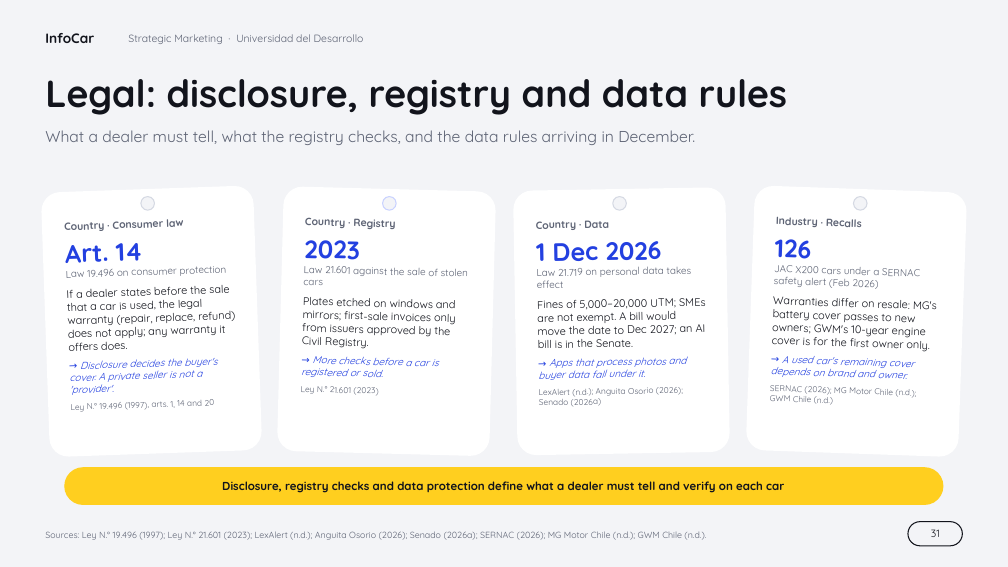
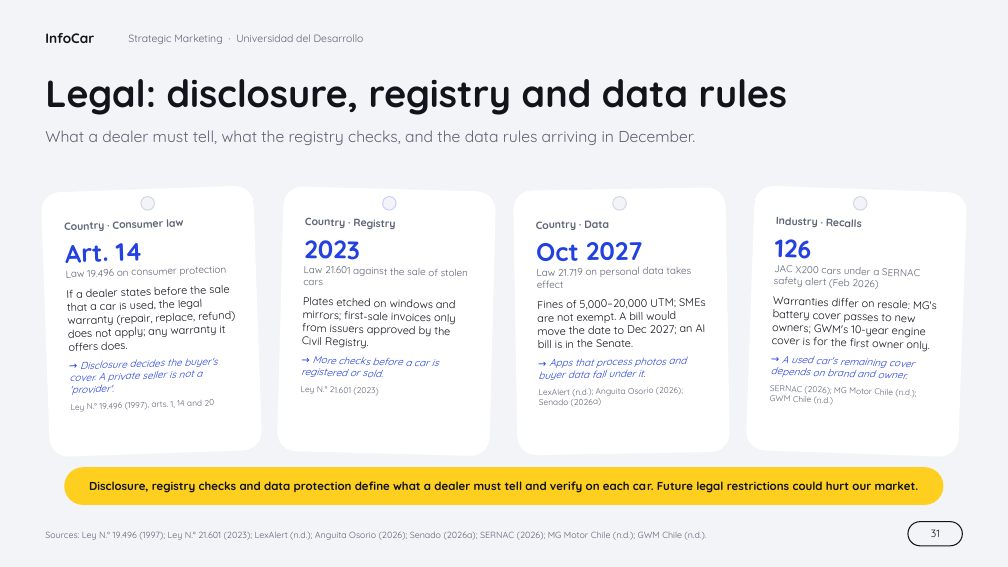
Before and after one commit to VichoRamirez/sm, a slide deck: slide 31 of deliverys/exam-2/global-sm_v7.pptx. Drawn at 1008x567 pixels with LibreOffice and Linux fonts; fonts in the diff are those of the drawing; background and template pictures are left out. Boxes give left, top, right and bottom in pixels: in the first picture for what was removed or moved away, otherwise in the second. Text is boxed around its words. In the diff, an @@ line names an element or a change of style, - is before the commit and + after.

```diff
--- a/deliverys/exam-2/global-sm_v7.pptx
+++ b/deliverys/exam-2/global-sm_v7.pptx
@@ text in rounded rectangle at (536,242,643,261): text changed @@
-1 Dec 2026
+Oct 2027
@@ text in rounded rectangle at (89,481,919,493): text changed @@
-Disclosure, registry checks and data protection define what a dealer must tell and verify on each car
+Disclosure, registry checks and data protection define what a dealer must tell and verify on each car. Future legal restrictions could hurt our market.
```
Also in this commit, not shown: 30 other slides changed.
